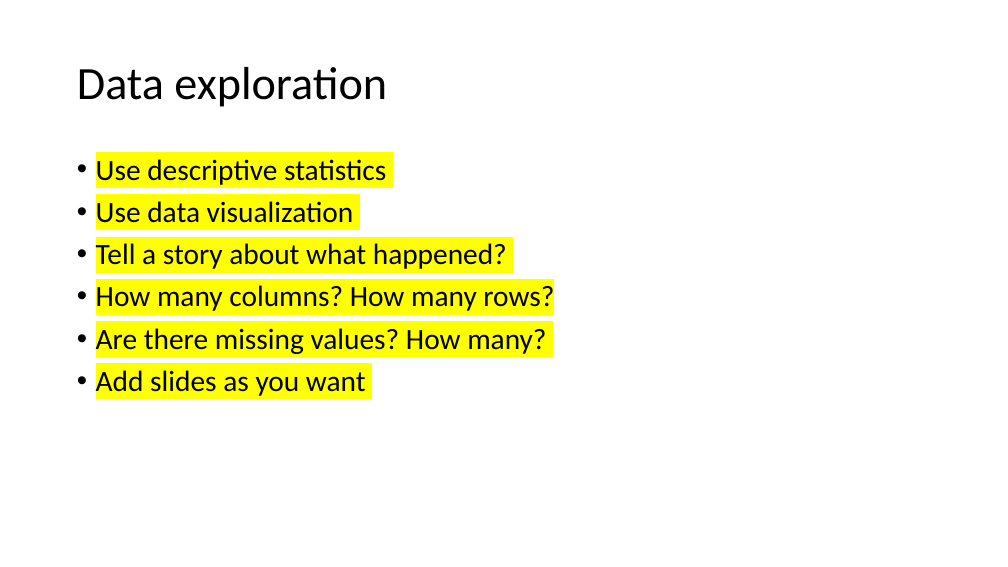
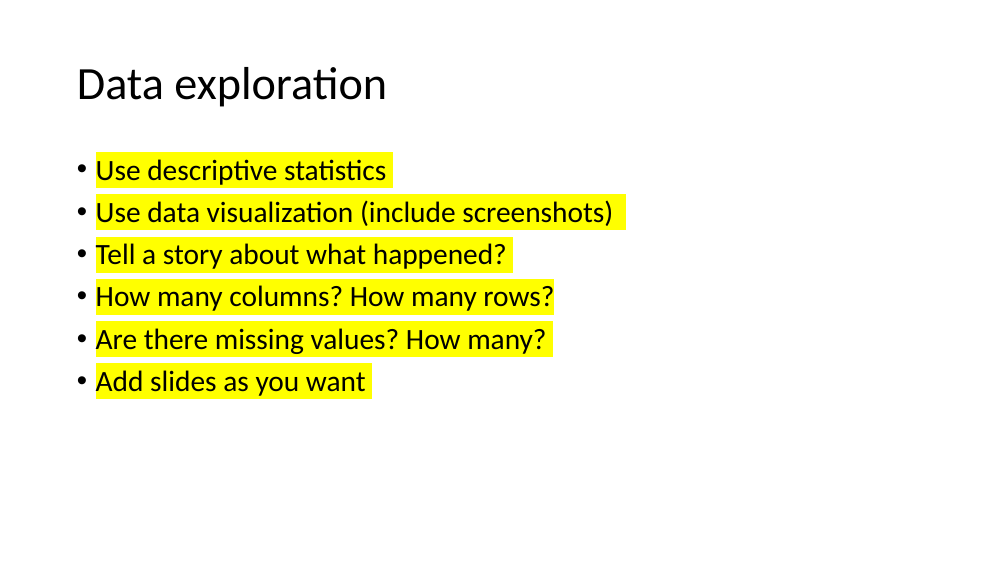
Before and after one commit to motazsaad/Data-Science-CSCI-3320, a slide deck: slide 7 of Project Presentation Template.pptx. Drawn at 1008x567 pixels with LibreOffice and Linux fonts; fonts in the diff are those of the drawing. Boxes give left, top, right and bottom in pixels: in the first picture for what was removed or moved away, otherwise in the second. Text is boxed around its words. In the diff, an @@ line names an element or a change of style, - is before the commit and + after.

```diff
--- a/Project Presentation Template.pptx
+++ b/Project Presentation Template.pptx
@@ text at [96,200,613,226]: text changed @@
-• Use data visualization
+• Use data visualization (include screenshots)
```
Also in this commit, not shown: 3 other slides changed.
